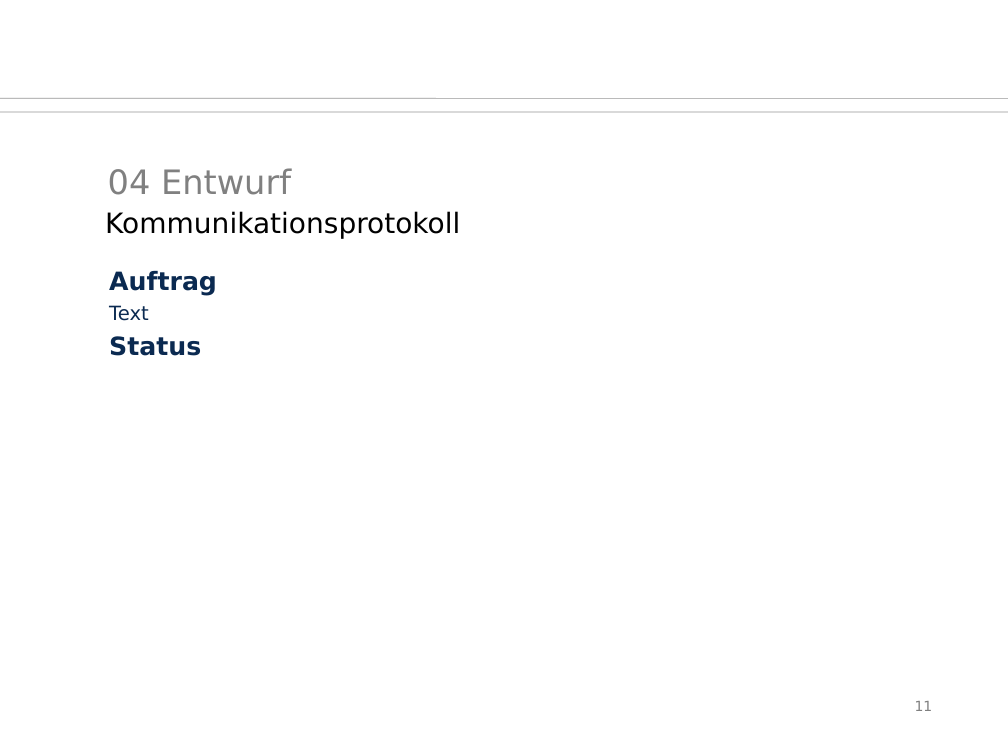
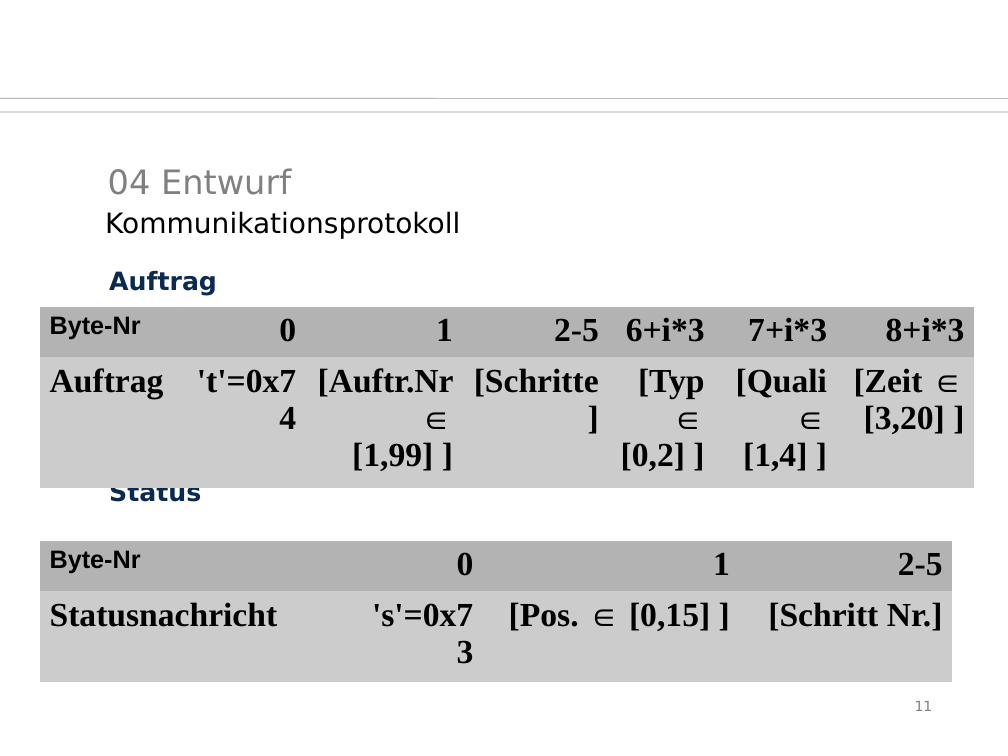
Before and after one commit to SaSteDD/ees_StegStef, a slide deck: slide 11 of präsi/btwf.odp. Drawn at 1008x756 pixels with LibreOffice and Linux fonts; fonts in the diff are those of the drawing; background and template pictures are left out. Boxes give left, top, right and bottom in pixels: in the first picture for what was removed or moved away, otherwise in the second. Text is boxed around its words. In the diff, an @@ line names an element or a change of style, - is before the commit and + after.

```diff
--- a/präsi/btwf.odp
+++ b/präsi/btwf.odp
@@ table added at bbox=[39, 306, 975, 475], 2 rows, 7 columns @@
+Byte-Nr | 0 | 1 | 2-5 | 6+i*3 | 7+i*3 | 8+i*3
+Auftrag | 't'=0x74 | [Auftr.Nr ∈ [1,99] ] | [Schritte] | [Typ ∈ [0,2] ] | [Quali ∈ [1,4] ] | [Zeit ∈ [3,20] ]
@@ text at bbox=[109, 305, 149, 321]: paragraph removed @@
-Text
@@ table added at bbox=[39, 540, 952, 648], 2 rows, 4 columns @@
+Byte-Nr | 0 | 1 | 2-5
+Statusnachricht | 's'=0x73 | [Pos. ∈ [0,15] ] | [Schritt Nr.]
```
Also in this commit, not shown: 1 other slide changed, 1 slide added, 3 other files.
